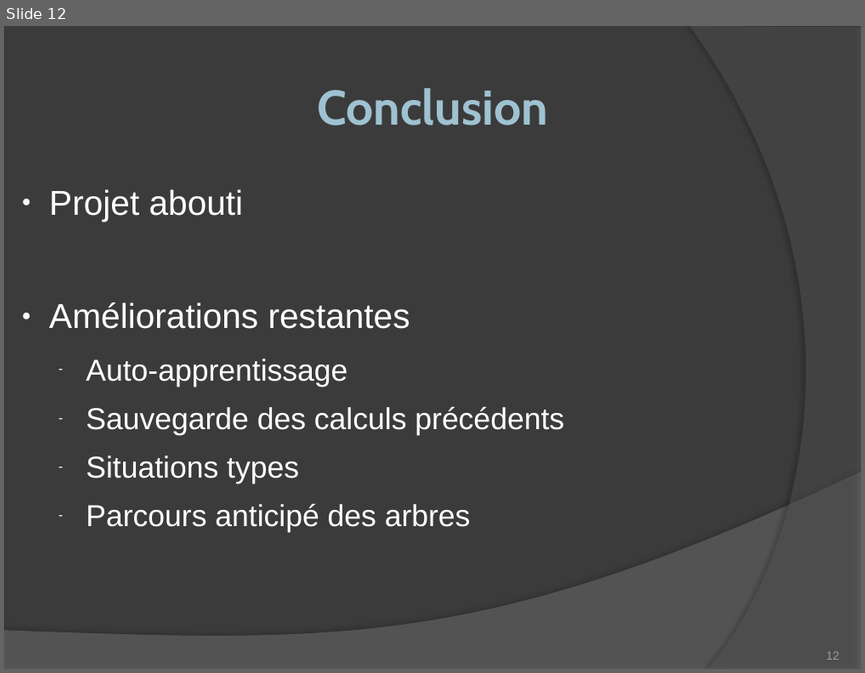
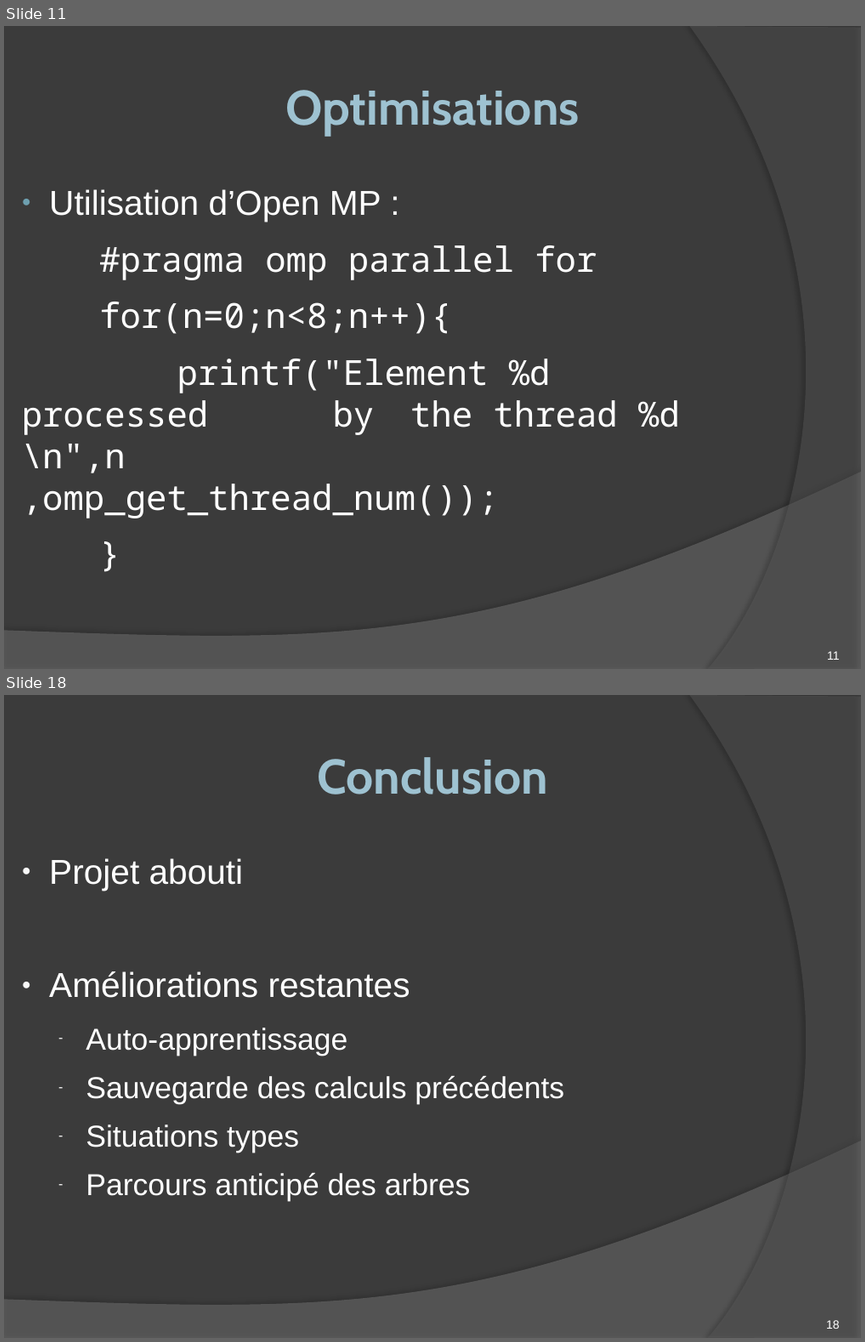
Before and after one commit to romaincarlsen/EtudesPratiques, a slide deck: Diapo Soutenance.pptx. Shown one above the other, each under a label of ours: slide 12 before the commit, slides 11 and 18 after it; the slides between them are not shown. The pictures are 865x673 and 865x1342 pixels, drawn with LibreOffice and Linux fonts; fonts in the diff are those of the drawing. Boxes give left, top, right and bottom in pixels: in the first picture for what was removed or moved away, otherwise in the second. Text is boxed around its words. In the diff, an @@ line names an element or a change of style, - is before the commit and + after.

```diff
--- a/Diapo Soutenance.pptx
+++ b/Diapo Soutenance.pptx
@@ slide 11 added at [4, 26, 861, 669], background #3B3B3B; not listed: 2 template elements that a slide beside it also shows @@
@@ text added at [285, 90, 579, 135], 45 pt, text gradient #9FC3D1 to #8BB9CA, bold @@
+Optimisations
@@ text added at [22, 189, 680, 518], 32 pt, text #FFFFFF @@
+● Utilisation d’Open MP :
+#pragma omp parallel for
+for(n=0;n<8;n++){
+printf("Element %d processed by the thread %d \n",n ,omp_get_thread_num());
+}
@@ page number added at [827, 651, 840, 659], 11 pt, text #FFFFFF @@
+11
@@ what was slide 12 is now slide 18 @@
@@ page number at [826, 1320, 840, 1328]: text changed; text colour #9D9B9A to #FFFFFF @@
-12
+18
```
Also in this commit, not shown: 5 slides changed, 7 other slides added, 2 slides removed.
